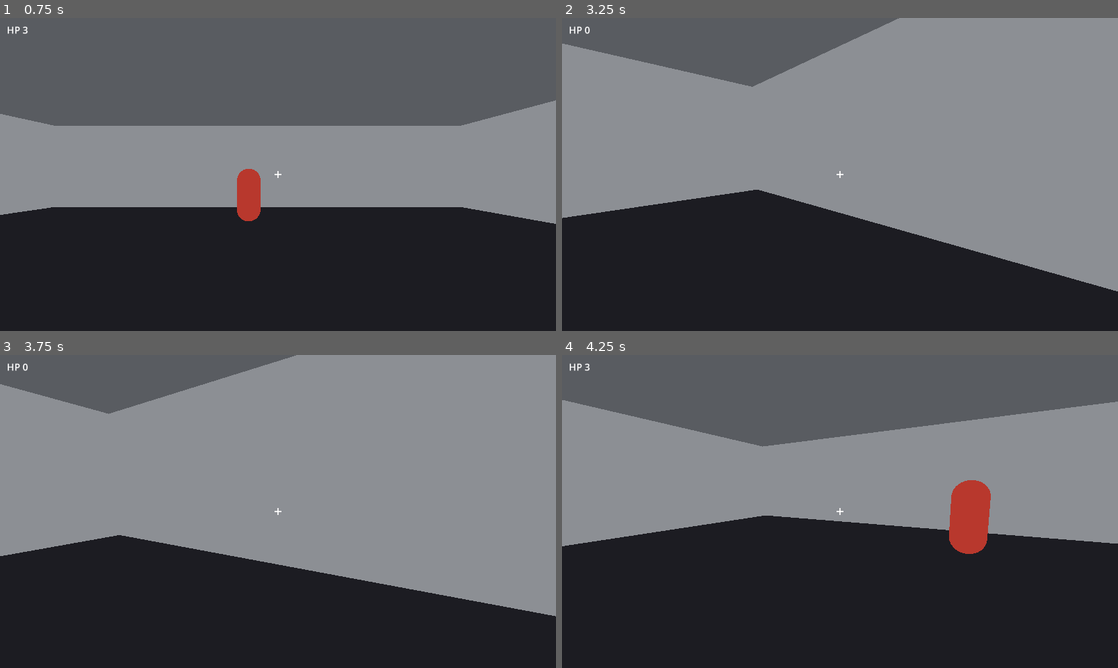
Above: before the commit, frames 1-4 (two rows, left to right).
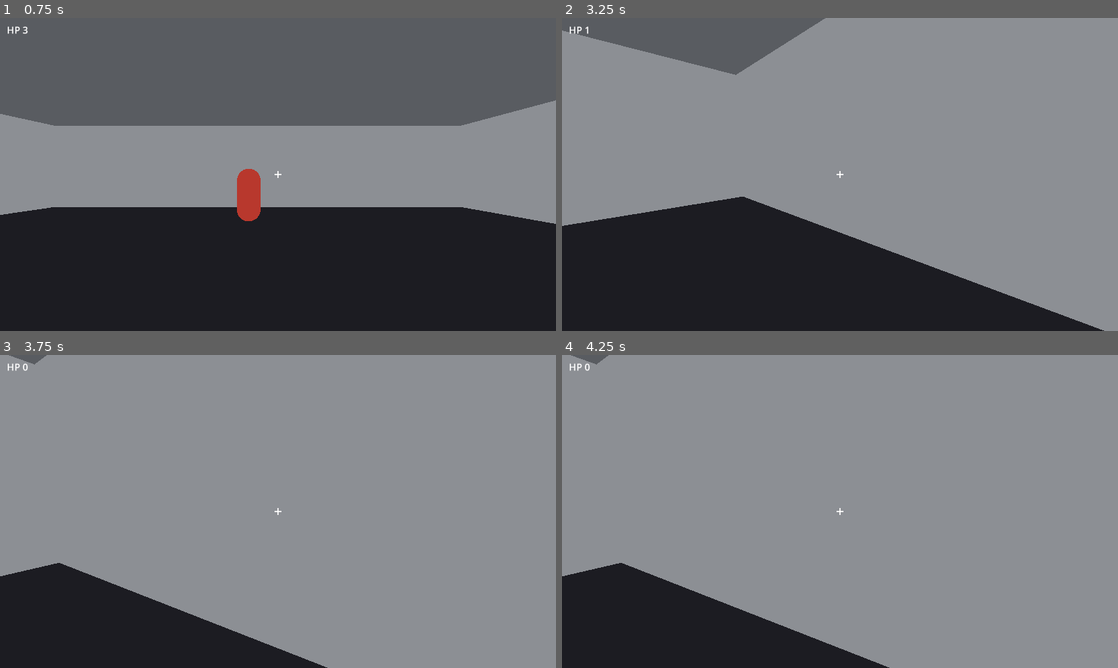
Above: after the commit, the same moments.

Repository: zachmofo/fps-studio
Game: Godot game, scene res://scenes/main.tscn
Same seed, same stepped clock (60 frames per second), same inputs: the game is played once before the commit and once after it.
Inputs (mouse positions are in pixels of both pictures, inside the frame that each line leads up to):
- Up to frame 1 (0.75 s): tap Enter at 0.5 s; move the mouse to (400, 158) at 0.52 s; press the mouse at (400, 158) at 0.53 s; hold D (move_right) from 0.53 s (still down)
- Up to frame 2 (3.25 s): move the mouse to (812, 174) at 1.27 s; release D (move_right) at 1.28 s; release the mouse at (812, 174) at 1.28 s; hold W (move_forward) from 1.28 s (still down); click (812, 174) at 1.35 s; move the mouse to (851, 168) at 2.02 s; press the mouse at (851, 168) at 2.03 s; move the mouse to (834, 180) at 2.77 s; release the mouse at (834, 180) at 2.78 s; click (834, 180) at 2.85 s
- Up to frame 3 (3.75 s): keep holding W (move_forward); move the mouse to (316, 514) at 3.52 s; press the mouse at (316, 514) at 3.53 s
- Up to frame 4 (4.25 s): keep holding W (move_forward)

Frame 1 is identical in both runs. In frame 2, 9.7% of the frame differs, in the area x 0-100%, y 0-100%; in frame 3, 26%; in frame 4, 55%.

Commit message:
I2-1 I2-2 I2-3: capture-gated dummy fire, 0.22s mesh flash, player hit flash

Diff:
--- a/scenes/player.tscn
+++ b/scenes/player.tscn
@@ -55,3 +55,9 @@
 offset_bottom = 8.0
 color = Color(1, 1, 1, 0.85)
 mouse_filter = 2
+
+[node name="HitFlash" type="ColorRect" parent="Hud"]
+anchor_right = 1.0
+anchor_bottom = 1.0
+mouse_filter = 2
+color = Color(0.85, 0.08, 0.06, 0)
--- a/scripts/dummy.gd
+++ b/scripts/dummy.gd
@@ -4,10 +4,13 @@
 const FIRE_INTERVAL := 1.0
 const WORLD_AND_PLAYER := 1 | 2
 const BASE_COLOR := Color(0.72, 0.22, 0.18)
+const FLASH_COLOR := Color(1, 1, 1)
+const FLASH_SEC := 0.22
 
 var hp: int = MAX_HP
 var _alive: bool = true
 var _acc: float = 0.0
+var _was_captured: bool = false
 
 @onready var _mesh: MeshInstance3D = $MeshInstance3D
 @onready var _col: CollisionShape3D = $CollisionShape3D
@@ -15,7 +18,8 @@
 
 func _ready() -> void:
 	add_to_group("dummy")
-	_ensure_mat(BASE_COLOR)
+	_mesh.set_surface_override_material(0, null)
+	_set_albedo(BASE_COLOR)
 
 
 func receive_hit() -> void:
@@ -37,6 +41,7 @@
 	hp = MAX_HP
 	_alive = true
 	_acc = 0.0
+	_was_captured = Input.mouse_mode == Input.MOUSE_MODE_CAPTURED
 	_mesh.visible = true
 	_col.disabled = false
 	_set_albedo(BASE_COLOR)
@@ -44,6 +49,12 @@
 
 func _physics_process(delta: float) -> void:
 	if not _alive:
+		return
+	var captured: bool = Input.mouse_mode == Input.MOUSE_MODE_CAPTURED
+	if captured and not _was_captured:
+		_acc = 0.0
+	_was_captured = captured
+	if not captured:
 		return
 	_acc += delta
 	if _acc >= FIRE_INTERVAL:
@@ -74,20 +85,20 @@
 
 
 func _flash() -> void:
-	_set_albedo(Color(1, 1, 1))
-	await get_tree().create_timer(0.08).timeout
+	_set_albedo(FLASH_COLOR)
+	await get_tree().create_timer(FLASH_SEC).timeout
 	if _alive:
 		_set_albedo(BASE_COLOR)
 
 
-func _ensure_mat(c: Color) -> void:
-	var mat := _mesh.get_surface_override_material(0)
+func _set_albedo(c: Color) -> void:
+	_mesh.set_surface_override_material(0, null)
+	var prim := _mesh.mesh as PrimitiveMesh
+	if prim == null:
+		return
+	var mat := prim.material as StandardMaterial3D
 	if mat == null:
 		mat = StandardMaterial3D.new()
 		mat.shading_mode = BaseMaterial3D.SHADING_MODE_UNSHADED
-		_mesh.set_surface_override_material(0, mat)
+		prim.material = mat
 	mat.albedo_color = c
-
-
-func _set_albedo(c: Color) -> void:
-	_ensure_mat(c)
--- a/scripts/player.gd
+++ b/scripts/player.gd
@@ -14,6 +14,7 @@
 
 @onready var _camera: Camera3D = $Camera3D
 @onready var _hp_label: Label = $Hud/HpLabel
+@onready var _hit_flash: ColorRect = $Hud/HitFlash
 
 var hp: int = MAX_HP
 var _dead: bool = false
@@ -75,8 +76,18 @@
 		return
 	hp = maxi(hp - amount, 0)
 	_update_hp()
+	_player_hit_flash()
 	if hp <= 0:
 		_die()
+
+
+func _player_hit_flash() -> void:
+	if _hit_flash == null:
+		return
+	_hit_flash.color = Color(0.85, 0.08, 0.06, 0.5)
+	await get_tree().create_timer(0.15).timeout
+	if _hit_flash:
+		_hit_flash.color = Color(0.85, 0.08, 0.06, 0.0)
 
 
 func _die() -> void:
